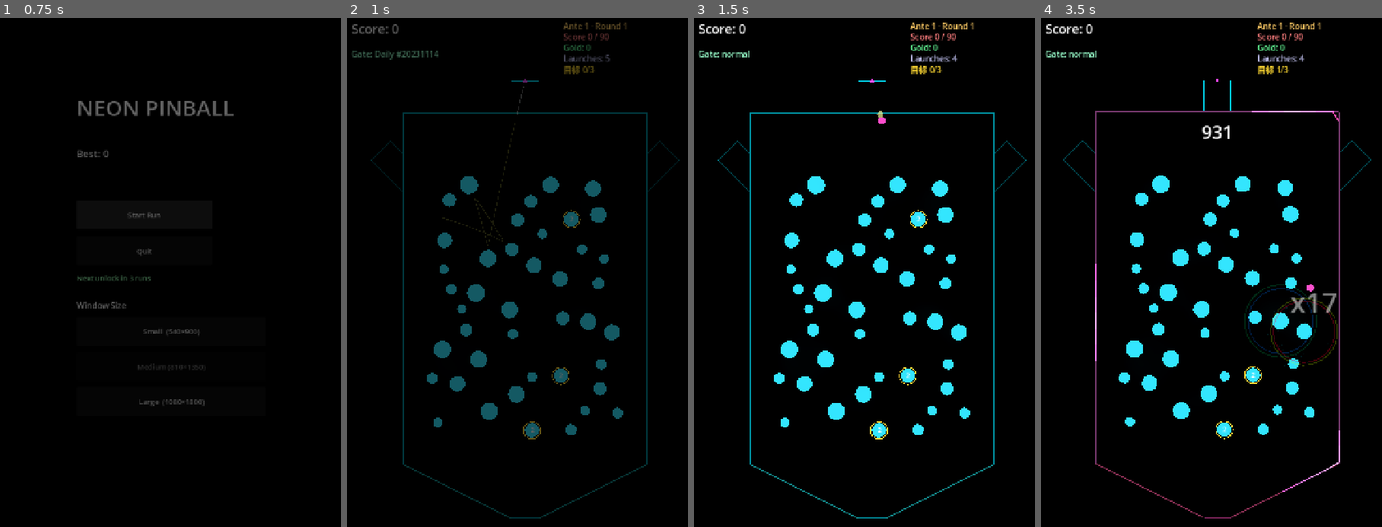
Above: before the commit, frames 1-4 (left to right).
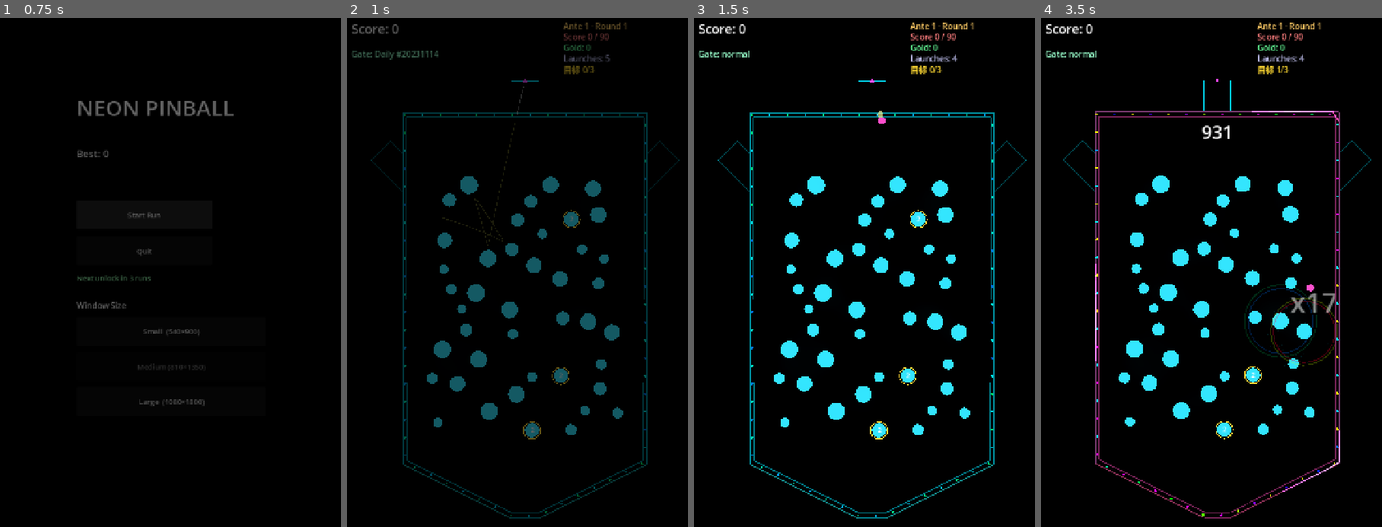
Above: after the commit, the same moments.

Repository: GencyZ/NeonPinball
Game: Godot game, scene res://scenes/main_menu.tscn
Two runs of this game, one before a commit and one after it. Both use one fixed random seed, a clock stepped at 60 frames per second and the inputs below.
Inputs (mouse positions are in pixels of both pictures, inside the frame that each line leads up to):
- Up to frame 1 (0.75 s): click "Start Run" at 0.5 s
- Up to frame 2 (1 s): no input
- Up to frame 3 (1.5 s): tap Enter at 1.25 s; move the mouse to (953, 282) at 1.27 s; hold D from 1.28 s (still down); hold Shift from 1.28 s (still down); click (953, 282) at 1.42 s
- Up to frame 4 (3.5 s): tap Space at 1.52 s; release D at 2 s; release Shift at 2 s; drag from (1146, 343) to (1201, 435) at 2.02 s; move the mouse to (1255, 180) at 2.77 s; hold D from 2.78 s (still down); tap Ctrl at 2.85 s

Frame 1 is identical in both runs. In frame 2, 0.8% of the frame differs, in the area x 16-88%, y 18-99%; in frame 3, 0.8%; in frame 4, 1.1%, in the area x 15-88%, y 18-98%.

Commit message:
feat: hollow double-line neon wall + alternating bulb ring
Co-Authored-By: Claude Sonnet 4.6 <noreply@anthropic.com>

Diff:
--- a/game/view/board_view.gd
+++ b/game/view/board_view.gd
@@ -19,6 +19,9 @@
 const NeonEnvScript := preload("res://view/neon_environment.gd")
 const NeonFrameScript := preload("res://juice/neon_frame.gd")
 const HALF_PULSE_LEN := 0.04   # 脉冲沿边框的归一化半宽
+const NEON_GAP := 12.0          # 内外线间距
+const BULB_SPACING := 40.0      # 灯泡间距(px)
+const BULB_RADIUS := 2.5        # 灯泡半径
 const COMBO_DISPLAY_DUR := 0.6
 
 var _rect: Rect2
@@ -769,18 +772,38 @@
 		o + Vector2(0, 780),
 	])
 
-# 沿边框画暗底光 + N 条追逐光脉冲；颜色/条数/亮度/流速由 _wall_heat 驱动。
+# 内线：外线各点朝板心偏移 NEON_GAP，与外线构成中空缝。
+func _neon_inner_perimeter() -> PackedVector2Array:
+	var center := _rect.get_center()
+	var inner := PackedVector2Array()
+	for pt in _neon_perimeter():
+		inner.append(pt + (center - pt).normalized() * NEON_GAP)
+	return inner
+
+# 中空双线 + 缝中灯泡环 + 热追逐光脉冲；色/数/速/亮由 _wall_heat 驱动。
 func _draw_neon_frame() -> void:
 	var poly := _neon_perimeter()
+	var inner := _neon_inner_perimeter()
 	var pn := poly.size()
 	if pn < 2:
 		return
 	var col := NeonFrameScript.heat_color(_wall_heat)
-	# 暗底框
+	# 内外双线（暗光成光管，靠 bloom 发光）
 	var base := Color(col.r * 0.6, col.g * 0.6, col.b * 0.6, 0.9)
 	for i in pn:
 		draw_line(poly[i], poly[(i + 1) % pn], base, 2.5)
-	# 追逐光脉冲
+		draw_line(inner[i], inner[(i + 1) % pn], base, 2.5)
+	# 缝中一圈小灯泡（奇偶错相，交替缓慢流动）
+	var total := 0.0
+	for i in pn:
+		total += poly[i].distance_to(poly[(i + 1) % pn])
+	var n_bulbs := maxi(1, int(total / BULB_SPACING))
+	for i in n_bulbs:
+		var bp := float(i) / float(n_bulbs)
+		var bphase := _neon_phase if (i % 2 == 0) else _neon_phase + 0.5
+		var mid := (NeonFrameScript.point_at(poly, bp) + NeonFrameScript.point_at(inner, bp)) * 0.5
+		draw_circle(mid, BULB_RADIUS, NeonFrameScript.bulb_color(bp, bphase, _wall_heat))
+	# 热追逐光脉冲（高连击亮色高光，叠在最上）
 	var n := NeonFrameScript.pulse_count_for_heat(_wall_heat)
 	if n <= 0:
 		return
@@ -795,7 +818,7 @@
 			var frac := float(k) / float(samples)
 			var s := fposmod(start_s + 2.0 * HALF_PULSE_LEN * frac, 1.0)
 			var p := NeonFrameScript.point_at(poly, s)
-			var fall := 1.0 - absf(frac - 0.5) * 2.0   # 中间最亮，两端淡出
+			var fall := 1.0 - absf(frac - 0.5) * 2.0
 			draw_line(prev, p, Color(pcol.r, pcol.g, pcol.b, 0.4 + 0.6 * fall), 3.0)
 			prev = p
 
